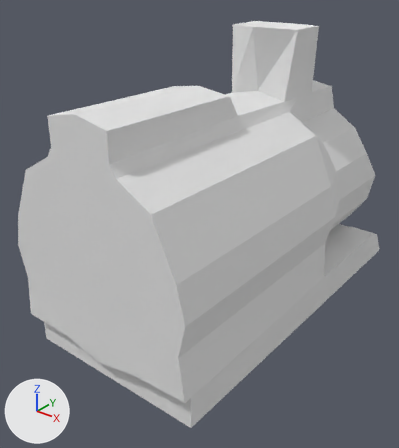
Before and after pictures for a commit that changed the Blender file Timebreaker/Assets/Environment/Train/Models/headcar.blend.
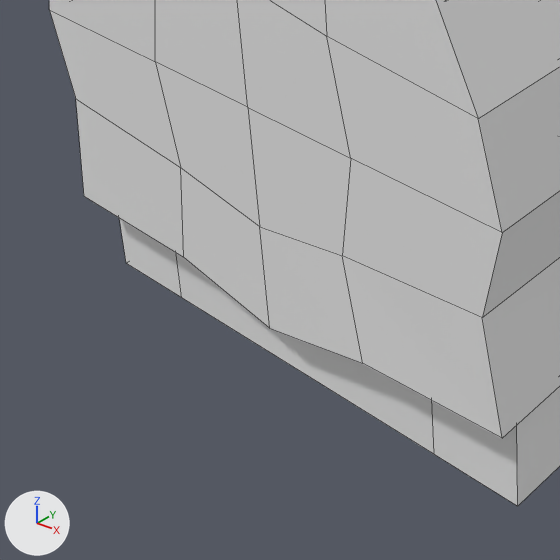
There are two pictures of each version: one whole from a 50 mm camera at (4.29, -6.01, 5.09) aimed at (-0.11, -0.52, 1.68), one close up on the part from 0% to 52% of the width and 54% to 100% of the height. Arrows for +X, +Y and +Z are at lower left; the lights stay in place. The close-ups show mesh edges as thin lines.

Names of what the first close-up shows: 'box', 'flatbed'.
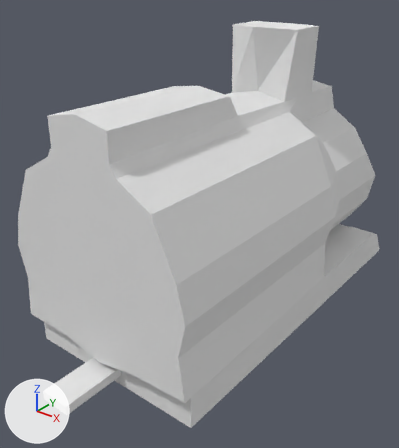
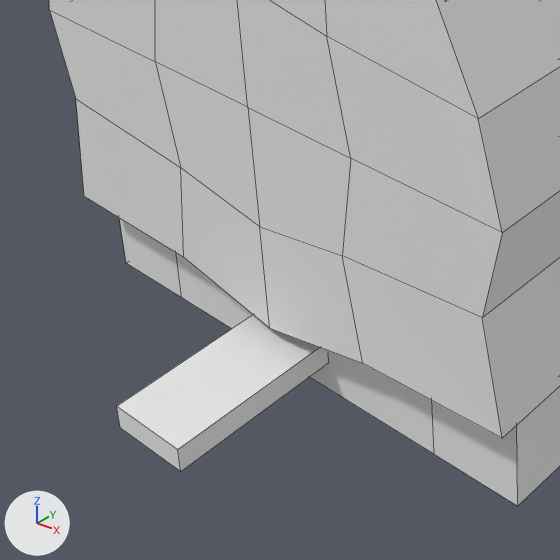
Commit message: update train headcar

Boxes (x1, y1, x2, y2) around the edits, measured in the close-ups (560 x 560 px):
'connector', added: after (117, 315, 328, 471)

What the commit changed:
Material 'Material.001' (mat_material_001) is new.
Its base color is (0.8, 0.8, 0.8) (white #e7e7e7).
Mesh me_cube_002 is new.
It is a box spanning x -1.0..1.0, y -1.0..1.0, z -1.0..1.0.
It uses material mat_material_001 (white #e7e7e7).
Object 'connector' (ob_connector) is new; it shows me_cube_002.
Its location is (0.0, -2.871, 0.496).
Its scale is (0.202, 0.424, 0.0603).
